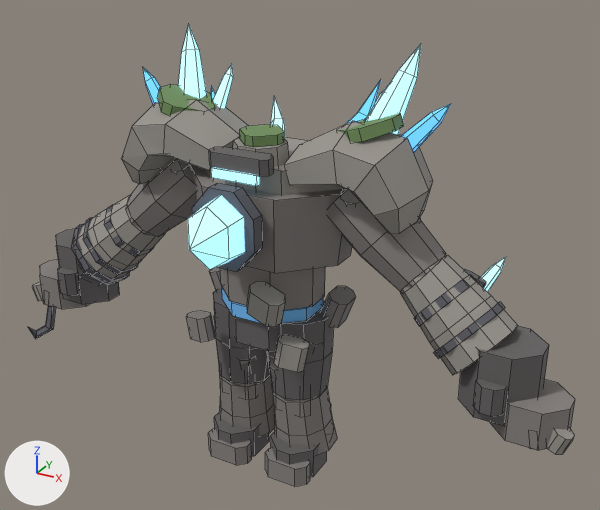
Renders of the Blender file art/champions/bastion/bastion.blend from each side of a commit.
Both versions are drawn from a 50 mm camera at (2.11, -3.52, 3.03) aimed at (0.09, 0.15, 1.19). The lights are fixed; the arrows at lower left show +X, +Y and +Z. The first picture is the older version. Mesh edges are drawn as thin lines.

Objects in the first picture: 'bastion.001'.
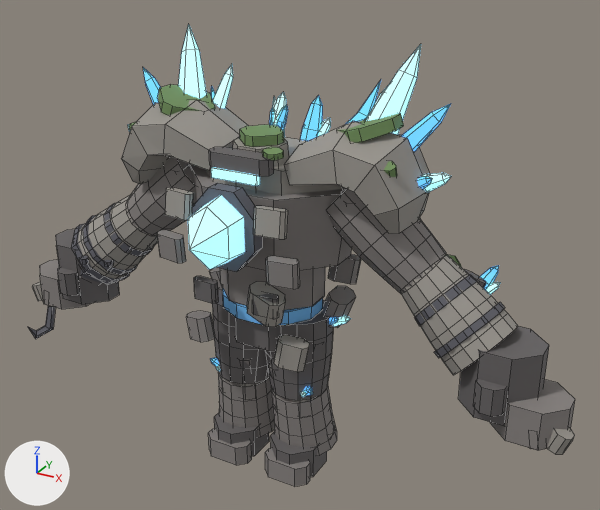
Scene script edits in JSON lines:
```json
{"block": "me_bastion", "where": "# used by ob_bastion_001; location = (0.0, 0.0, 0.0)"}
{"op": "remove", "block": "me_bastion", "code": "me_bastion.from_pydata(...)  # 1439 vertices, 1013 faces; spans x -1.69..1.69, y -0.73..0.91, z -0.03..2.36"}
{"op": "add", "block": "me_bastion", "code": "me_bastion.from_pydata(...)  # 2797 vertices, 2193 faces; spans x -1.69..1.69, y -0.73..0.91, z -0.03..2.36"}
{"block": "me_bastion", "change": "me_bastion part 1: a new loose piece, a 12-sided cylinder along z spanning x -0.28..0.28, y -0.241..0.241, z 0.941..1.019, in mat_accent"}
{"block": "me_bastion", "change": "me_bastion part 2: the loose piece of 16 vertices spanning x 0.23..0.49, y 0.29..0.47, z 1.21..1.46 is copied, and the copy is multiplied about its middle by the matrix ((0.738, -0.173, -0.24), (0.23, 0.742, 0.17), (0.187, -0.227, 0.739)), then moved by (-0.06, -0.08, -0.24); it spans x 0.2..0.38, y 0.22..0.39, z 1.01..1.18"}
{"block": "me_bastion", "change": "me_bastion part 3: the loose piece of 16 vertices spanning x -1.1..-0.85, y -0.16..0.18, z 1.04..1.34 is rebuilt with 24 vertices and now spans x -1.11..-0.85, y -0.16..0.18, z 1.04..1.34"}
{"block": "me_bastion", "change": "me_bastion part 4: the loose piece of 16 vertices spanning x 0.98..1.26, y -0.2..0.18, z 0.9..1.24 is rebuilt with 24 vertices and now spans x 0.97..1.26, y -0.2..0.19, z 0.9..1.24"}
{"block": "me_bastion", "change": "me_bastion part 5: the loose piece of 16 vertices spanning x -1.26..-0.98, y -0.2..0.18, z 0.9..1.24 is rebuilt with 24 vertices and now spans x -1.26..-0.97, y -0.2..0.19, z 0.9..1.24"}
{"block": "me_bastion", "change": "me_bastion part 6: the loose piece of 16 vertices spanning x 0.85..1.1, y -0.16..0.18, z 1.04..1.34 is rebuilt with 24 vertices and now spans x 0.85..1.11, y -0.16..0.18, z 1.04..1.34"}
{"block": "me_bastion", "change": "me_bastion part 7: the loose piece of 11 vertices spanning x 1.02..1.15, y 0.13..0.43, z 1.13..1.3 is rebuilt with 19 vertices and now spans x 1.03..1.15, y 0.11..0.35, z 1.13..1.28"}
{"block": "me_bastion", "change": "me_bastion part 8: 208 vertices removed from x -1.33..1.33, y -0.23..0.23, z 0.08..1.78; 1366 vertices added at x -1.34..1.34, y -0.48..0.63, z 0.08..2.09"}
{"block": "me_bastion", "change": "other edits to the shape of me_bastion do not show in these pictures"}
```

Pixel boxes [x1, y1, x2, y2] of what changed, in the pictures (600 x 510 px):
```json
{"part": 1, "of": "me_bastion", "change": "added", "after": [223, 289, 323, 325], "on screen": "blue"}
{"part": 2, "of": "me_bastion", "change": "added", "after": [328, 254, 361, 284]}
{"part": 3, "of": "me_bastion", "change": "rebuilt", "before": [104, 205, 154, 256], "after": [104, 203, 153, 257]}
{"part": 4, "of": "me_bastion", "change": "rebuilt", "before": [433, 302, 505, 359], "after": [434, 302, 505, 358]}
{"part": 5, "of": "me_bastion", "change": "rebuilt", "before": [83, 217, 138, 275], "after": [83, 215, 138, 275]}
{"part": 6, "of": "me_bastion", "change": "rebuilt", "before": [414, 280, 470, 326], "after": [415, 275, 477, 326]}
{"part": 7, "of": "me_bastion", "change": "rebuilt", "before": [481, 256, 506, 292], "after": [480, 265, 499, 290]}
{"part": 8, "of": "me_bastion", "change": "built on", "before": [78, 157, 518, 455], "after": [78, 92, 518, 456]}
```
